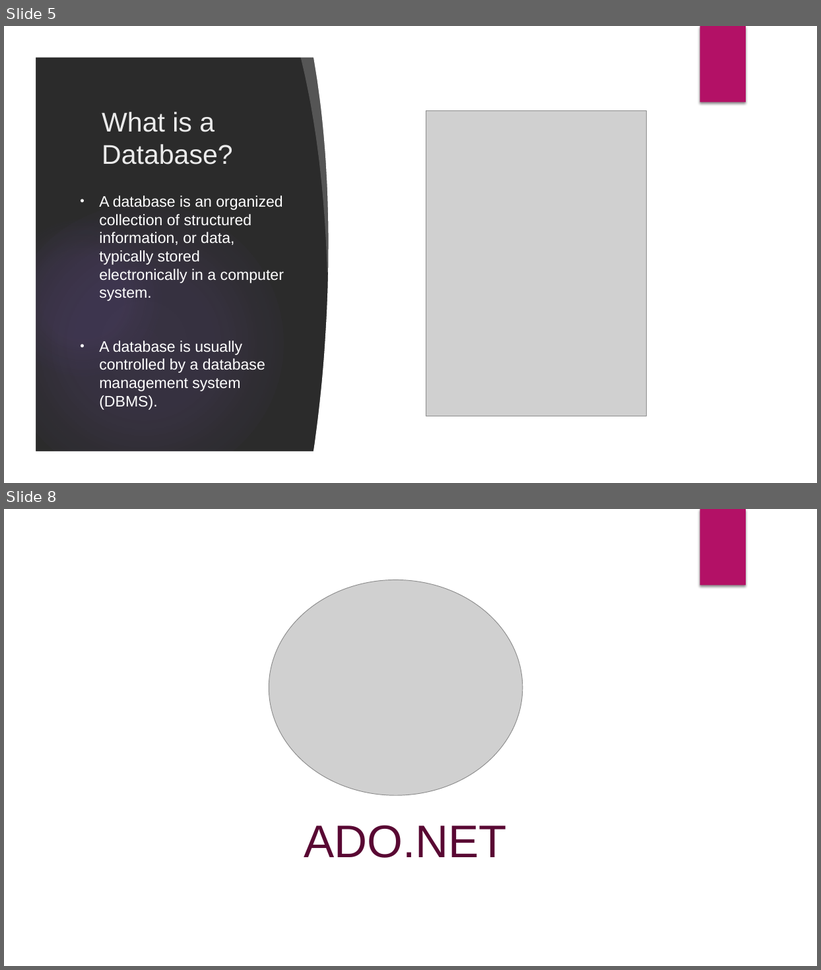
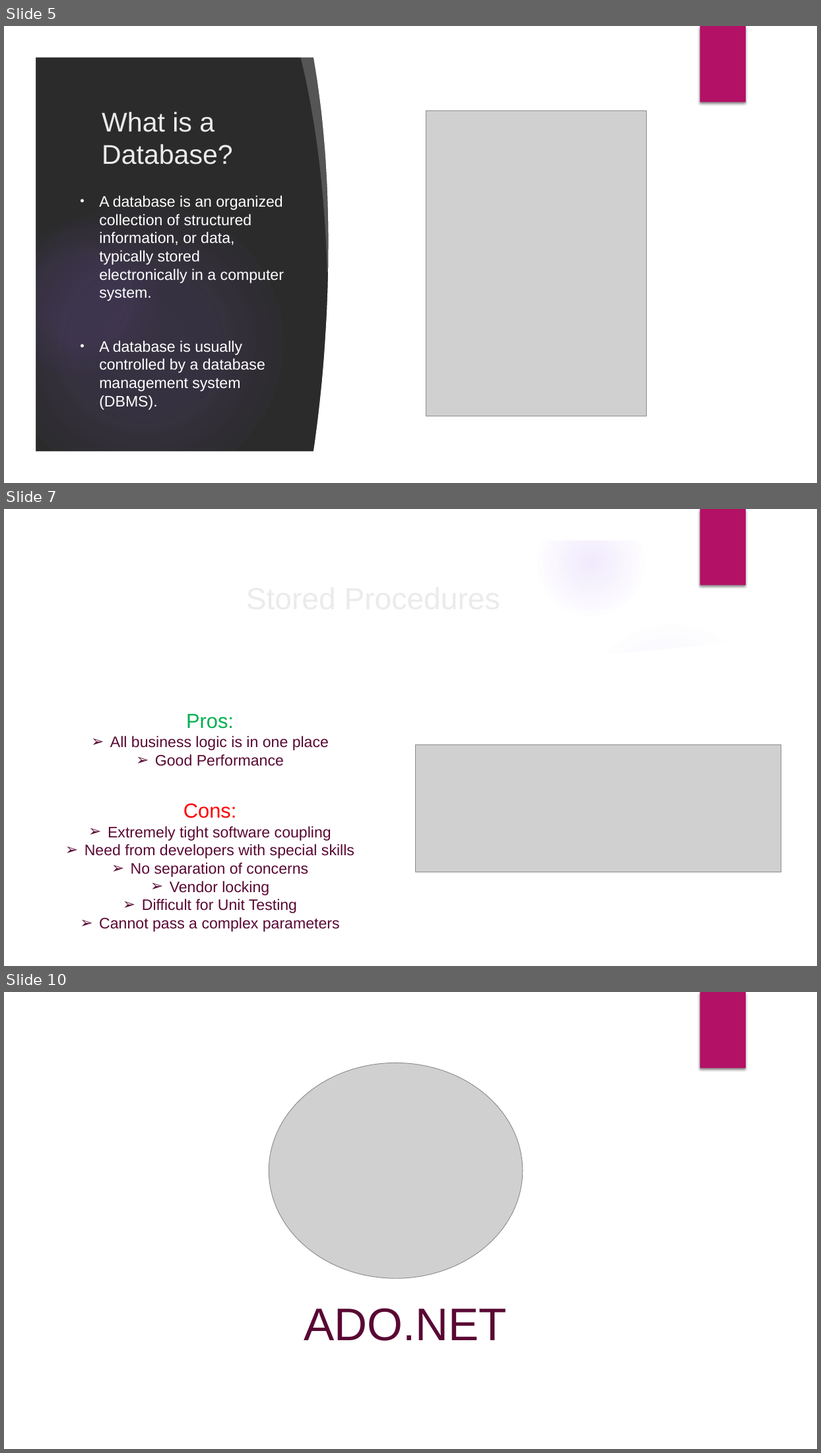
Before and after one commit to velizar92/TSK_Presentations, a slide deck: Databases_and_EntityFrameworkCore.pptx. Shown one above the other, each under a label of ours: slides 5 and 8 before the commit, slides 5, 7 and 10 after it; the slides between them are not shown. The pictures are 821x970 and 821x1453 pixels, drawn with LibreOffice and Linux fonts; fonts in the diff are those of the drawing; grey boxes stand for pictures; background and template pictures are left out; a plain dark background stands for a picture behind light text. Boxes give left, top, right and bottom in pixels: in the first picture for what was removed or moved away, otherwise in the second. Text is boxed around its words. In the diff, an @@ line names an element or a change of style, - is before the commit and + after.

```diff
--- a/Databases_and_EntityFrameworkCore.pptx
+++ b/Databases_and_EntityFrameworkCore.pptx
@@ slide 7 added at [4,509,817,966], background picture (left out); not listed: 6 template elements that a slide beside it also shows @@
@@ title added at [81,574,665,621], 36 pt, text #EBEBEB @@
+Stored Procedures
@@ freeform shape added at [570,611,792,677], fill #FFFFFF at 20% opacity @@
@@ ellipse added at [578,621,766,809], fill gradient #9B6BF2 @@
@@ freeform shape added at [34,634,787,936], fill #FFFFFF @@
@@ text added at [110,714,329,766], 18 pt, text #5A0833 @@
+Pros:
+➢ All business logic is in one place
+➢ Good Performance
@@ picture added at [416,745,781,872] @@
@@ text added at [85,803,354,932], 18 pt, text #5A0833 @@
+Cons:
+➢ Extremely tight software coupling
+➢ Need from developers with special skills
+➢ No separation of concerns
+➢ Vendor locking
+➢ Difficult for Unit Testing
+➢ Cannot pass a complex parameters
@@ what was slide 8 is now slide 10 @@
```
Also in this commit, not shown: 4 slides changed, 4 other slides added.
